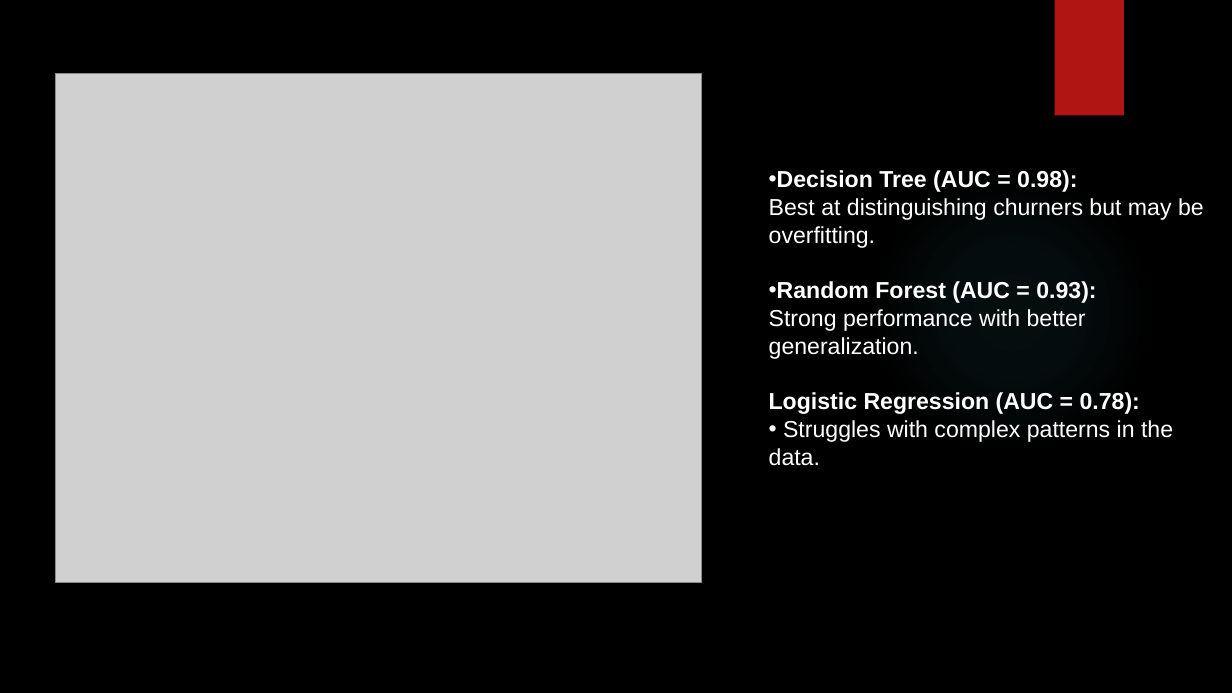
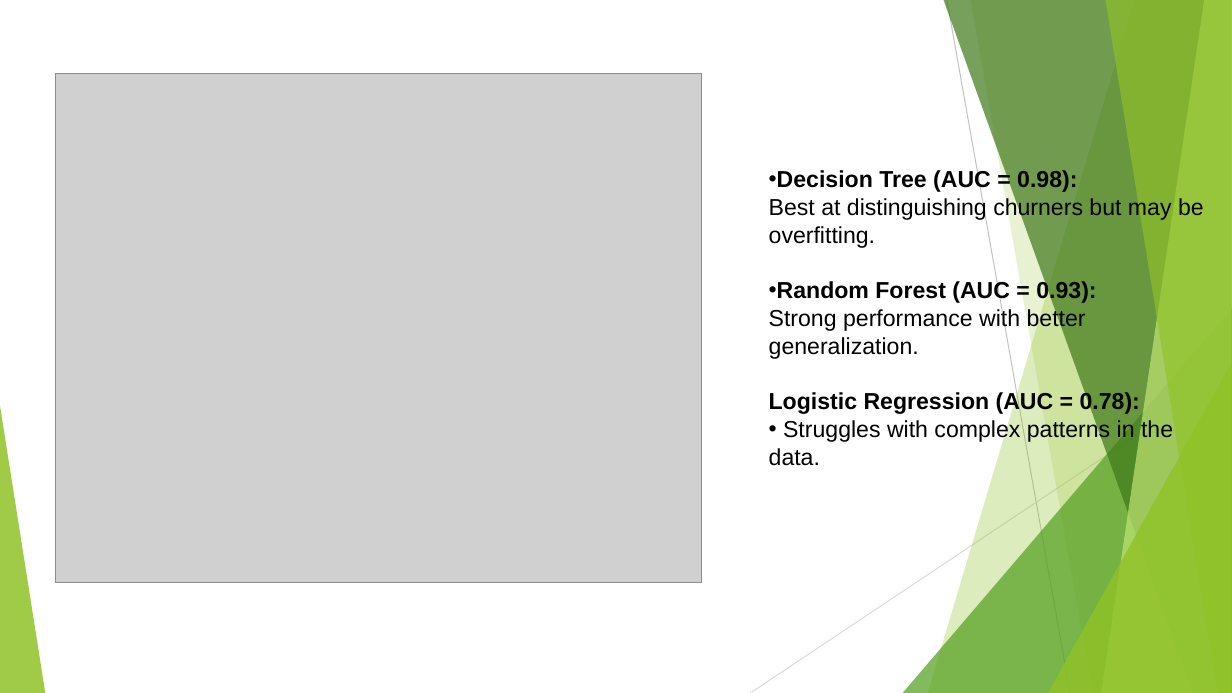
Before and after one commit to Kosilei-web/Phase_3-project, a slide deck: slide 8 of Syriatel churn Presentation.pptx. Drawn at 1232x693 pixels with LibreOffice and Linux fonts; fonts in the diff are those of the drawing; grey boxes stand for pictures; background and template pictures are left out. Boxes give left, top, right and bottom in pixels: in the first picture for what was removed or moved away, otherwise in the second. Text is boxed around its words. In the diff, an @@ line names an element or a change of style, - is before the commit and + after.

```diff
--- a/Syriatel churn Presentation.pptx
+++ b/Syriatel churn Presentation.pptx
@@ background picture (left out) to #FFFFFF @@
@@ rectangle removed at [1055, 0, 1124, 116] @@
@@ text "Decision Tree (AUC = 0.98):" at [769, 170, 1204, 466]: text colour #FFFFFF to #000000 @@
@@ ellipse removed at [870, 169, 1154, 454] @@
@@ group added at [0, 0, 1232, 693]: 5 freeform shapes, 3 triangles, 2 lines @@
```
Also in this commit, not shown: 13 other slides changed.
